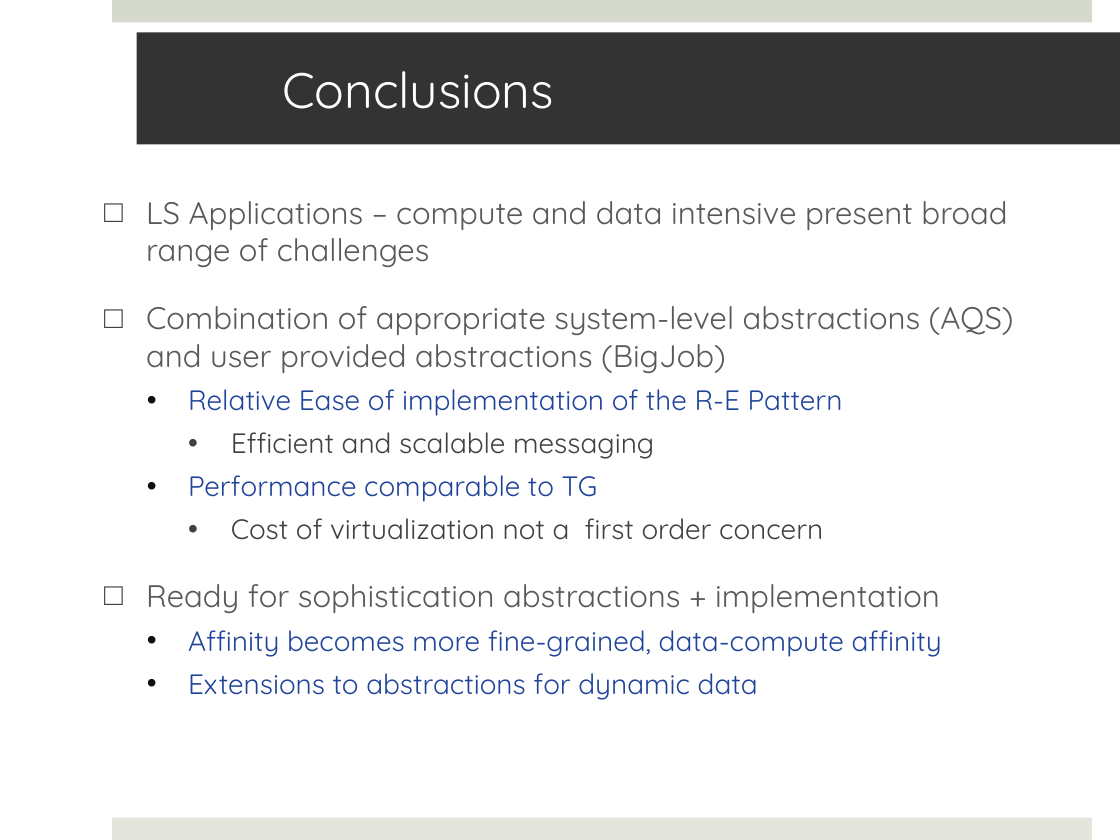
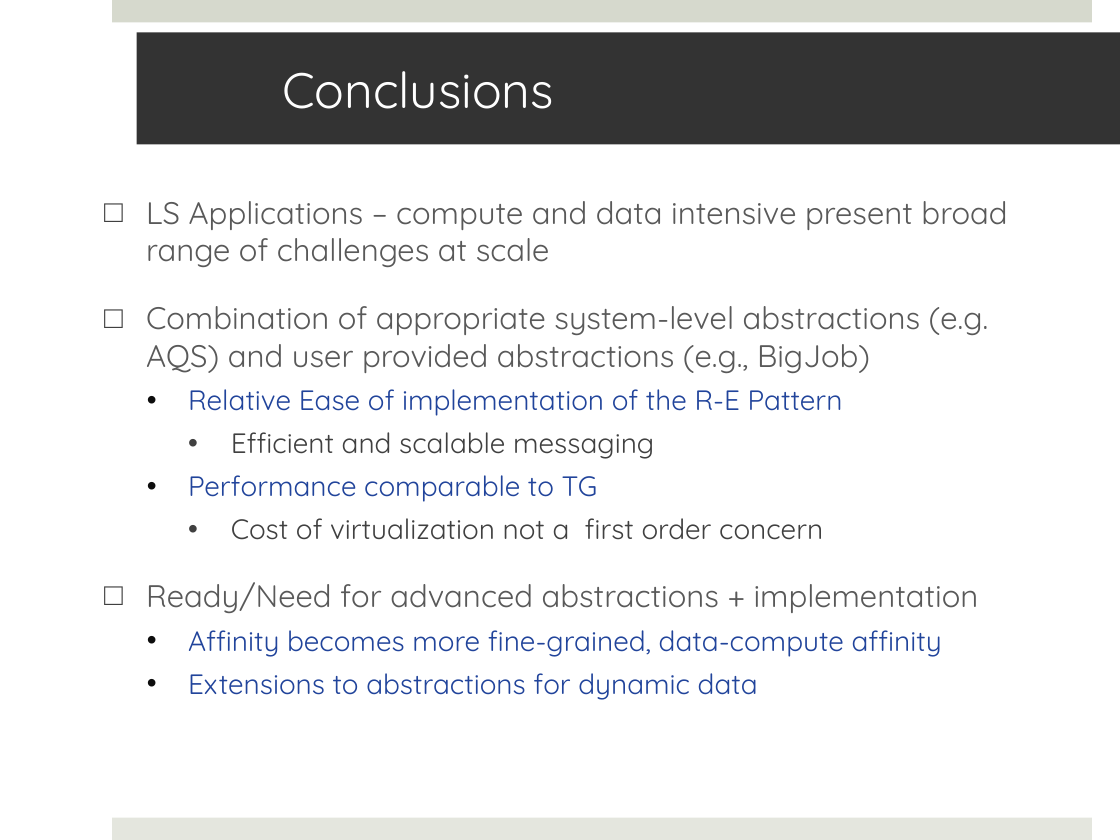
Before and after one commit to saga-project/saga-cpp-legacy-projects, a slide deck: slide 31 of saga-talks/abstractions_for_ls-microsoft.pptx. Drawn at 1120x840 pixels with LibreOffice and Linux fonts; fonts in the diff are those of the drawing; background and template pictures are left out. Boxes give left, top, right and bottom in pixels: in the first picture for what was removed or moved away, otherwise in the second. Text is boxed around its words. In the diff, an @@ line names an element or a change of style, - is before the commit and + after.

```diff
--- a/saga-talks/abstractions_for_ls-microsoft.pptx
+++ b/saga-talks/abstractions_for_ls-microsoft.pptx
@@ text at (146,201,1007,373): text changed @@
-□ LS Applications – compute and data intensive present broad range of challenges
-□ Combination of appropriate system-level abstractions (AQS) and user provided abstractions (BigJob)
+□ LS Applications – compute and data intensive present broad range of challenges at scale
+□ Combination of appropriate system-level abstractions (e.g. AQS) and user provided abstractions (e.g., BigJob)
@@ text at (146,582,979,613): text changed @@
-□ Ready for sophistication abstractions + implementation
+□ Ready/Need for advanced abstractions + implementation
```
Also in this commit, not shown: 10 other slides changed.
